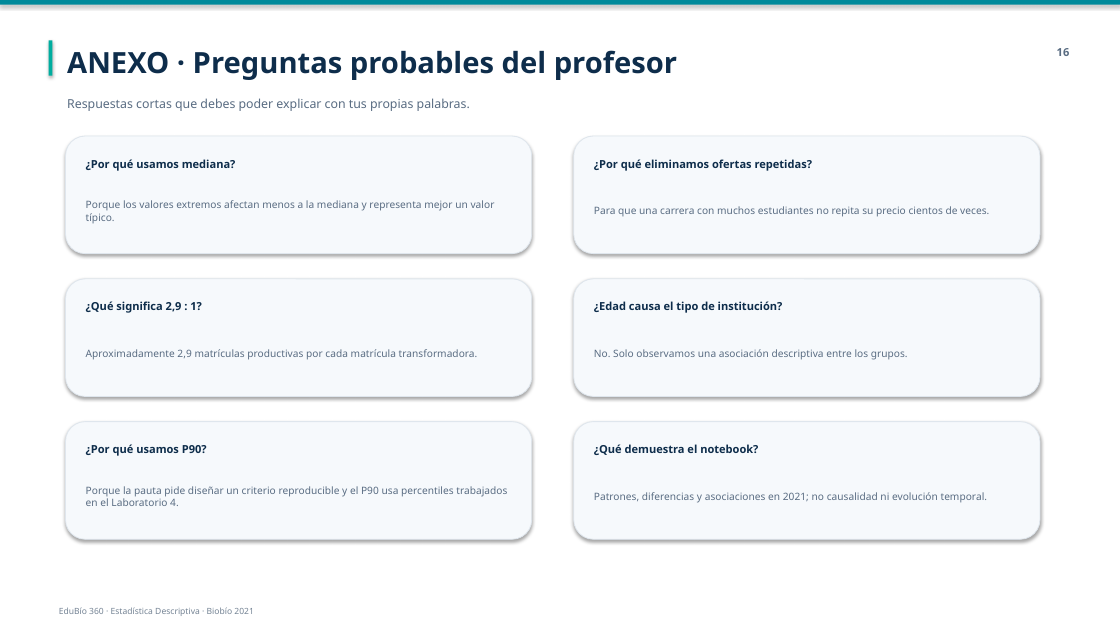
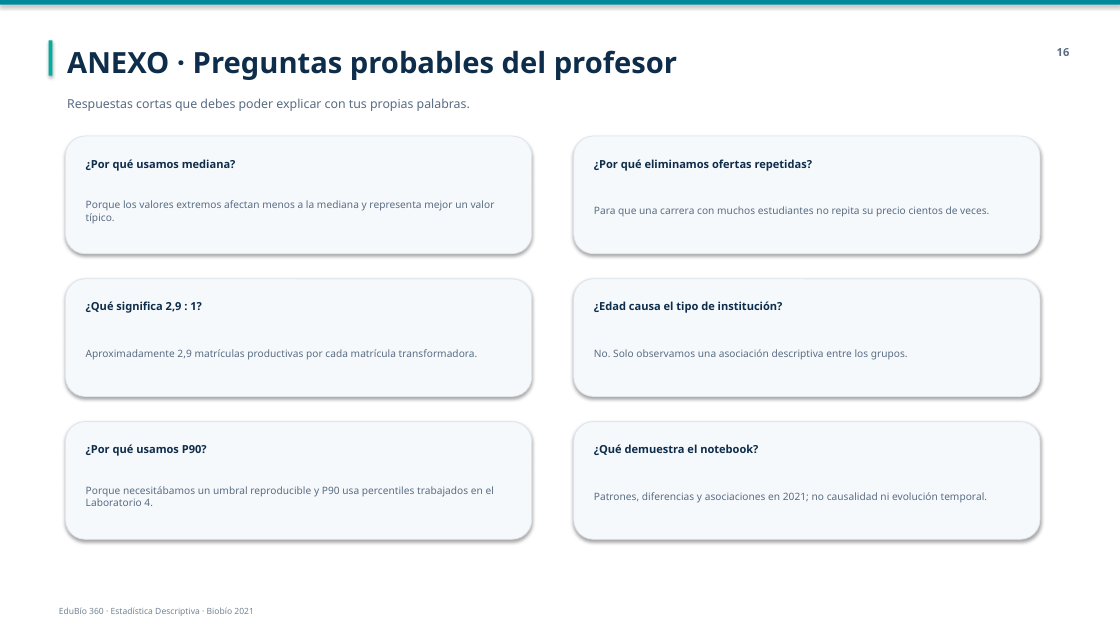
Before and after one commit to Nicricht/Estadistica.descriptiva, a slide deck: slide 16 of presentacion/Del_Acero_al_Algoritmo_Estilo_Profesor.pptx. Drawn at 1120x630 pixels with LibreOffice and Linux fonts; fonts in the diff are those of the drawing. Boxes give left, top, right and bottom in pixels: in the first picture for what was removed or moved away, otherwise in the second. Text is boxed around its words. In the diff, an @@ line names an element or a change of style, - is before the commit and + after.

```diff
--- a/presentacion/Del_Acero_al_Algoritmo_Estilo_Profesor.pptx
+++ b/presentacion/Del_Acero_al_Algoritmo_Estilo_Profesor.pptx
@@ text at [86, 486, 494, 506]: text changed @@
-Porque la pauta pide diseñar un criterio reproducible y el P90 usa percentiles trabajados en el Laboratorio 4.
+Porque necesitábamos un umbral reproducible y P90 usa percentiles trabajados en el Laboratorio 4.
```
